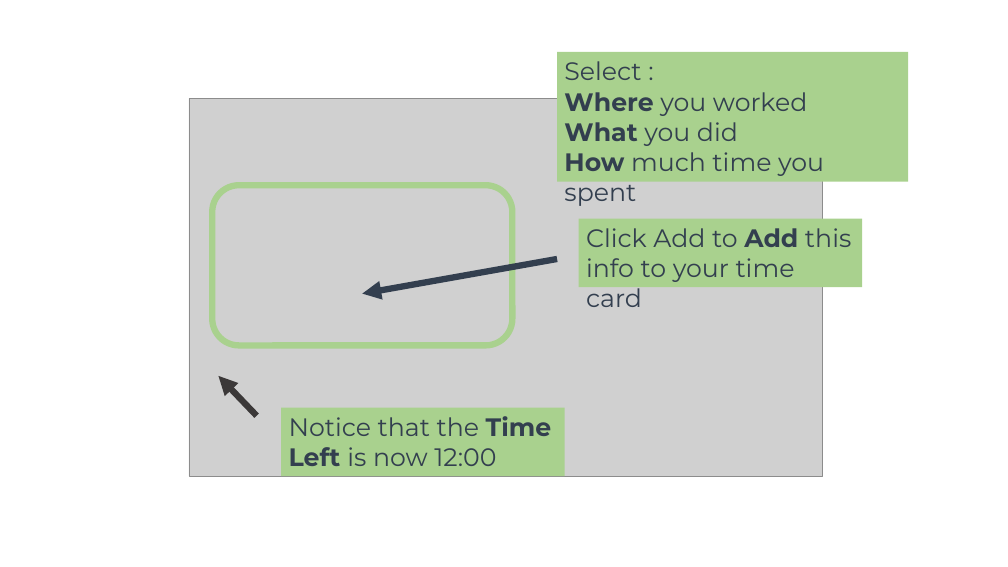
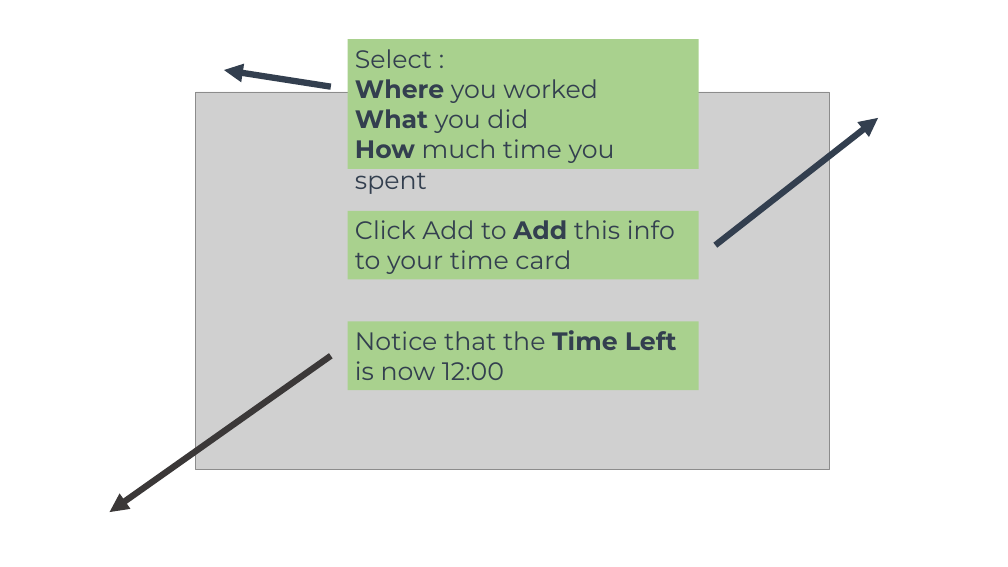
Before and after one commit to joshuawootonn/time-track, a slide deck: slide 7 of Instructions/Employee Presentation.pptx. Drawn at 1008x567 pixels with LibreOffice and Linux fonts; fonts in the diff are those of the drawing; grey boxes stand for pictures; background and template pictures are left out. Boxes give left, top, right and bottom in pixels: in the first picture for what was removed or moved away, otherwise in the second. Text is boxed around its words. In the diff, an @@ line names an element or a change of style, - is before the commit and + after.

```diff
--- a/Instructions/Employee Presentation.pptx
+++ b/Instructions/Employee Presentation.pptx
@@ rectangle "Select :": place and size @@
-rectangle "Select :" at bbox=[557, 52, 908, 182]
+rectangle "Select :" at bbox=[348, 39, 699, 169]
@@ arrow moved from (557, 259) - (362, 293) to (331, 87) - (224, 70) @@
@@ picture: place and size @@
-picture at bbox=[189, 98, 823, 476]
+picture at bbox=[196, 92, 830, 470]
@@ arrow added from (715, 245) to (878, 118), #333F50 6 pt @@
@@ rounded rectangle removed at bbox=[212, 185, 513, 346] @@
@@ rectangle "Click Add to Add this ...": place and size @@
-rectangle "Click Add to Add this ..." at bbox=[578, 219, 862, 287]
+rectangle "Click Add to Add this ..." at bbox=[348, 211, 699, 280]
@@ rectangle "Notice that the Time Left ...": place and size @@
-rectangle "Notice that the Time Left ..." at bbox=[281, 408, 565, 476]
+rectangle "Notice that the Time Left ..." at bbox=[348, 321, 699, 390]
@@ arrow moved from (256, 416) - (219, 376) to (331, 356) - (110, 512) @@
```
Also in this commit, not shown: 12 other slides changed, 1 other file.
